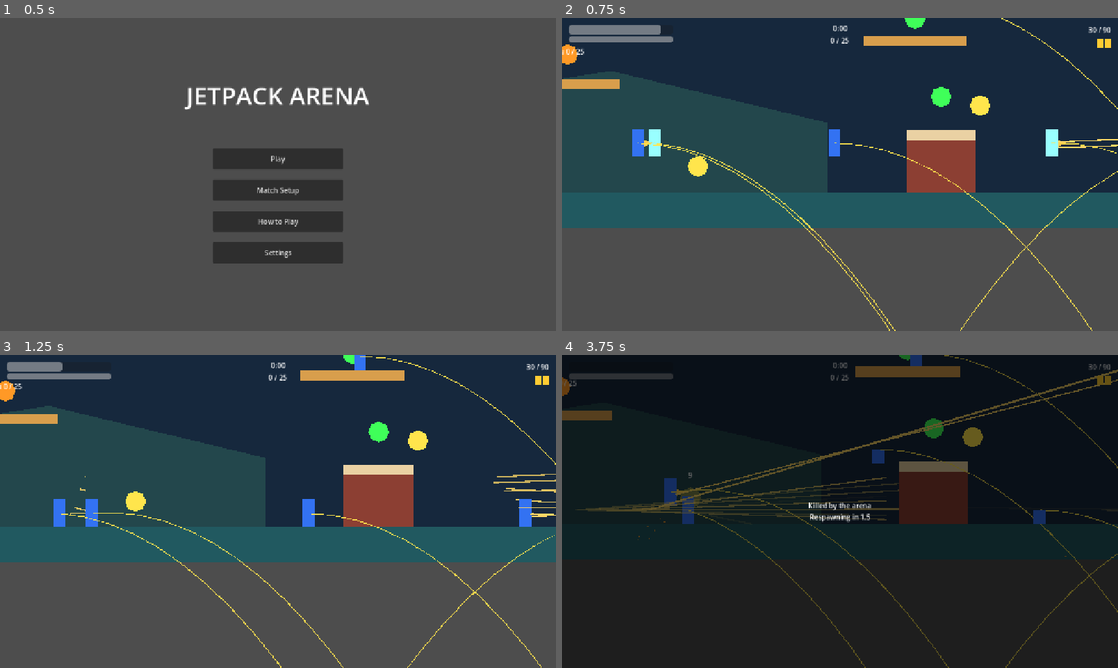
Above: before the commit, frames 1-4 (two rows, left to right).
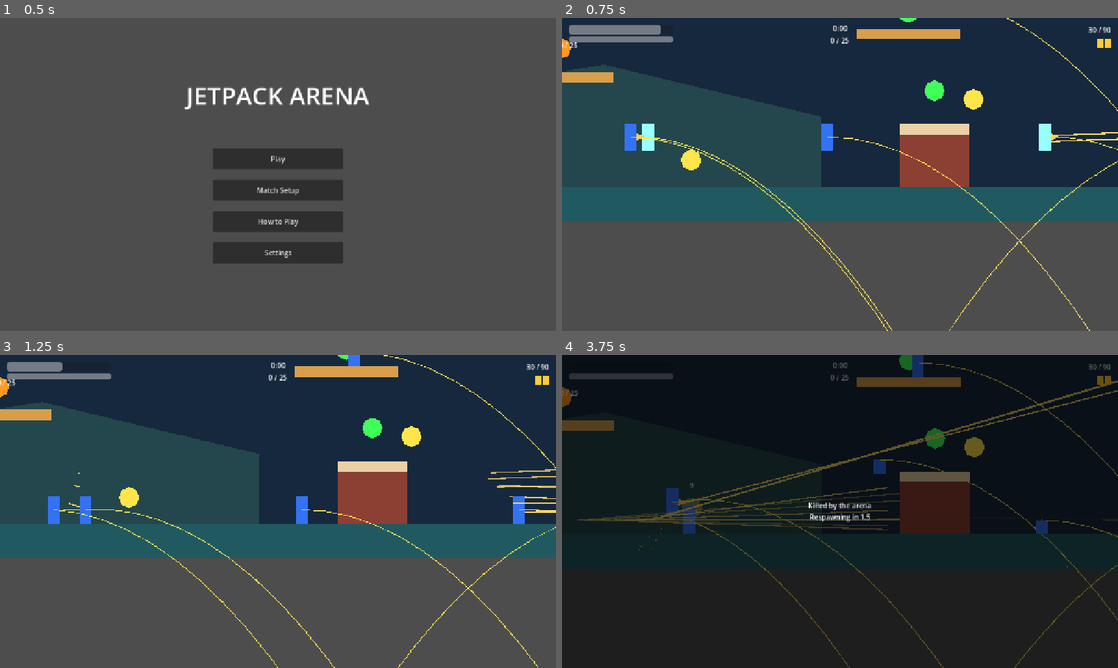
Above: after the commit, the same moments.

Repository: techafreshh/jetpack
Game: Godot game, scene res://scenes/boot.tscn
Two runs of this game, one before a commit and one after it. Both use one fixed random seed, a clock stepped at 60 frames per second and the inputs below.
Inputs (mouse positions are in pixels of both pictures, inside the frame that each line leads up to):
- Up to frame 1 (0.5 s): no input
- Up to frame 2 (0.75 s): click "Play" at 0.5 s
- Up to frame 3 (1.25 s): no input
- Up to frame 4 (3.75 s): tap Enter at 1.25 s; move the mouse to (962, 495) at 1.27 s; hold S (crouch) 1.28-2.03 s; hold D (move_right) 1.28-2.78 s; click (962, 495) at 1.42 s; tap W at 1.52, 2.27 s; move the mouse to (728, 527) at 2.02 s; click (728, 527) at 2.1 s; move the mouse to (895, 442) at 2.77 s; hold A (move_left) 2.78-3.53 s; hold Space (fly) 2.78-3.53 s; move the mouse to (812, 574) at 3.52 s; hold D (move_right) from 3.53 s (still down); tap 1 (slot_1) at 3.6 s; click (812, 574) at 3.67 s

Frame 1 is identical in both runs. In frame 2, 9.2% of the frame differs, in the area x 0-100%, y 0-100%; in frame 3, 7.0%; in frame 4, 9.4%.

Commit message:
[#216] [discovery] CameraShake never drives rotation, only offset (#235)
* [#216] Drive Camera2D roll from trauma alongside offset

_extend _apply_offset so every path that zeroes offset also zeroes
rotation, and the kicking path assigns a trauma-squared random roll
scaled by max_roll and Accessibility.shake_scale. New max_roll tunable
(0.02 rad peak) loads from fx.cfg [shake] over the compiled default.

* [#216] Assert trauma rolls the camera at full shake

Block (e) now peaks rotation over repeated synchronous re-rolls at full
shake so the nonzero-roll check cannot pass vacuously or flake on a
near-zero random draw; silent-case rotation checks retained.

Diff:
--- a/jetpack/resources/config/fx.cfg
+++ b/jetpack/resources/config/fx.cfg
@@ -1,6 +1,7 @@
 [shake]
 trauma_add=0.35
 max_offset=14.0
+max_roll=0.02
 decay=2.2
 
 [hitstop]
--- a/jetpack/scripts/fx/camera_shake.gd
+++ b/jetpack/scripts/fx/camera_shake.gd
@@ -1,17 +1,20 @@
 class_name CameraShake
 extends Camera2D
 ## Presentation-only trauma shake: add_shake/add_trauma bank trauma and set
-## offset synchronously so probes see offset.length() > 0 on the very next
-## frame, then trauma decays in _process. Output is trauma^2-scaled and
-## gated by the accessibility shake slider (zero scale silences offset).
-## Tunables load from fx.cfg over the exports. Joins group camera_shake on
-## ready so weapons and explosions find it duck-typed.
+## offset and roll synchronously so probes see offset.length() > 0 and a
+## trauma-squared random rotation on the very next frame, then trauma decays
+## in _process. Output is trauma^2-scaled and gated by the accessibility
+## shake slider (zero scale silences offset and roll). Tunables load from
+## fx.cfg over the exports. Joins group camera_shake on ready so weapons
+## and explosions find it duck-typed.
 
 const CONFIG_PATH := "res://resources/config/fx.cfg"
 
 var trauma := 0.0
 var trauma_add := 0.35
 var max_offset := 14.0
+## Peak roll in radians at full trauma.
+var max_roll := 0.02
 var decay := 2.2
 
 
@@ -41,6 +44,8 @@
 	if trauma <= 0.0:
 		if offset != Vector2.ZERO:
 			offset = Vector2.ZERO
+		if rotation != 0.0:
+			rotation = 0.0
 		return
 	trauma = maxf(0.0, trauma - decay * delta)
 	_apply_offset()
@@ -49,13 +54,16 @@
 func _apply_offset() -> void:
 	if trauma <= 0.0:
 		offset = Vector2.ZERO
+		rotation = 0.0
 		return
 	var mag := trauma * trauma * max_offset * Accessibility.shake_scale(self)
 	if mag <= 0.0:
 		offset = Vector2.ZERO
+		rotation = 0.0
 		return
 	var ang := randf() * TAU
 	offset = Vector2(cos(ang), sin(ang)) * mag
+	rotation = (randf() * 2.0 - 1.0) * trauma * trauma * max_roll * Accessibility.shake_scale(self)
 
 
 func _load_config() -> void:
@@ -65,6 +73,7 @@
 		return
 	trauma_add = _cfg_float(cfg, "shake", "trauma_add", trauma_add)
 	max_offset = _cfg_float(cfg, "shake", "max_offset", max_offset)
+	max_roll = _cfg_float(cfg, "shake", "max_roll", max_roll)
 	decay = _cfg_float(cfg, "shake", "decay", decay)
 
 
--- a/jetpack/tests/test_accessibility.gd
+++ b/jetpack/tests/test_accessibility.gd
@@ -292,6 +292,11 @@
 		check_close(float(cam.get("trauma")), 0.5, 0.0001, "add_trauma banks 0.5")
 		await process_frame
 		check((cam.get("offset") as Vector2).length() > 0.01, "trauma offsets the camera at full shake")
+		var roll_peak := absf(float(cam.get("rotation")))
+		for i in 10:
+			cam.call("add_trauma", 0.0)
+			roll_peak = maxf(roll_peak, absf(float(cam.get("rotation"))))
+		check(roll_peak > 0.0005, "trauma rolls the camera at full shake (peak %f)" % roll_peak)
 		s.call("set_screen_shake", 0.0)
 		await process_frame
 		await process_frame
